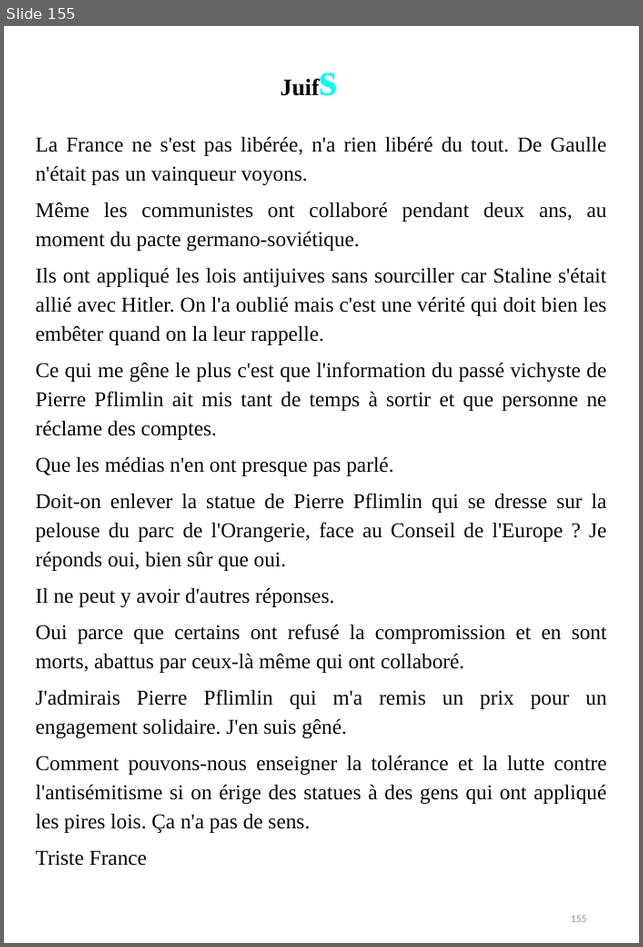
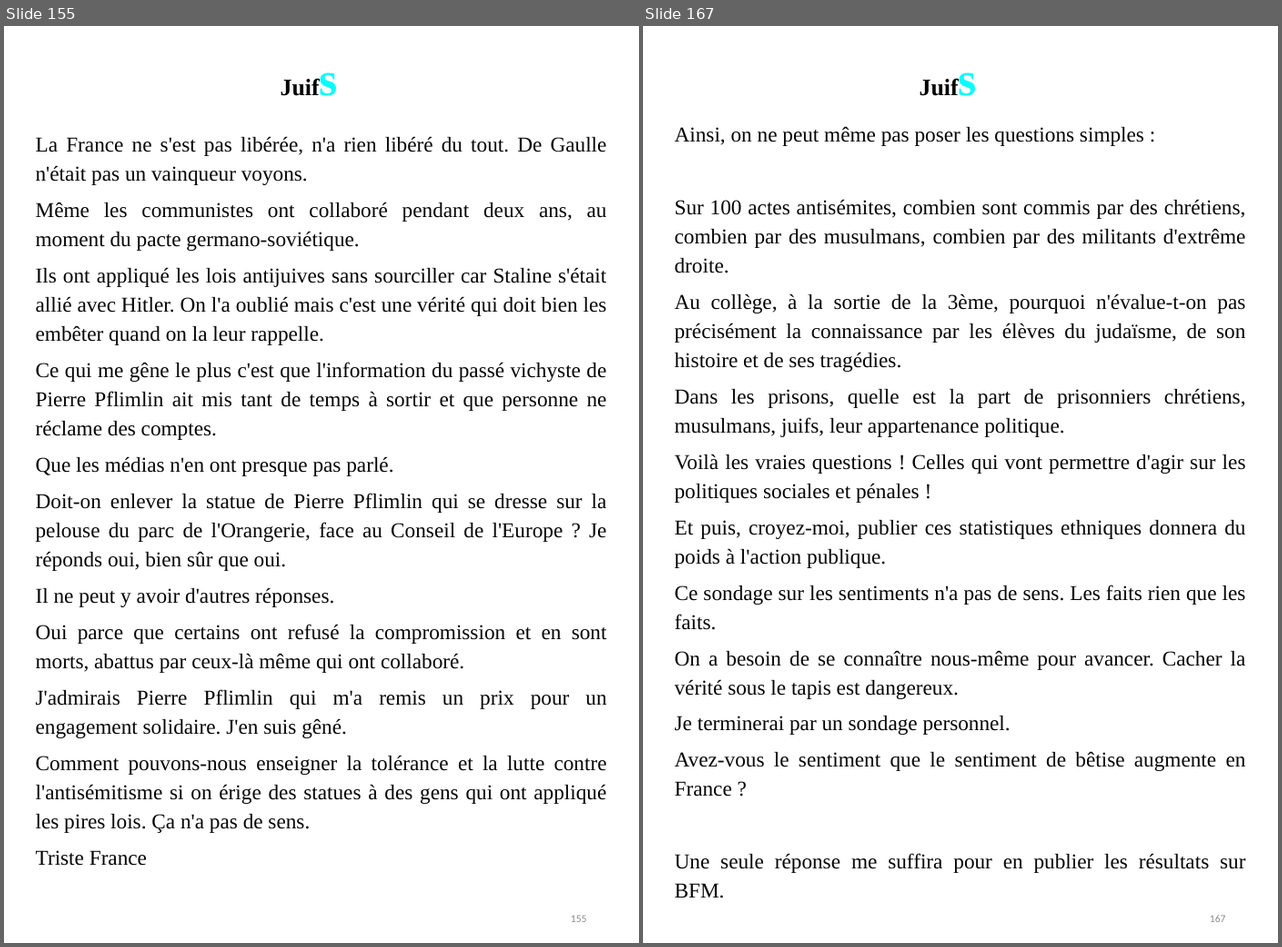
Before and after one commit to BenjaminLOUIS84/e_commerce, a slide deck: e_commerce/public/ppsx/tome2.ppsx. Shown side by side, each under a label of ours: slide 155 before the commit, slides 155 and 167 after it; the slides between them are not shown. The pictures are 643x947 and 1282x947 pixels, drawn with LibreOffice and Linux fonts; fonts in the diff are those of the drawing. Boxes give left, top, right and bottom in pixels: in the first picture for what was removed or moved away, otherwise in the second. Text is boxed around its words. In the diff, an @@ line names an element or a change of style, - is before the commit and + after.

```diff
--- a/e_commerce/public/ppsx/tome2.ppsx
+++ b/e_commerce/public/ppsx/tome2.ppsx
@@ slide 167 added at box(643, 26, 1278, 943), background #FFFFFF @@
@@ text added at box(911, 44, 992, 136), 20.1 pt, text #000000, bold @@
+Juifs
@@ text added at box(675, 126, 1246, 899), 18 pt, text #050505 @@
+Ainsi, on ne peut même pas poser les questions simples :
+Sur 100 actes antisémites, combien sont commis par des chrétiens, combien par des musulmans, combien par des militants d'extrême droite.
+Au collège, à la sortie de la 3ème, pourquoi n'évalue-t-on pas précisément la connaissance par les élèves du judaïsme, de son histoire et de ses tragédies.
+Dans les prisons, quelle est la part de prisonniers chrétiens, musulmans, juifs, leur appartenance politique.
+Voilà les vraies questions ! Celles qui vont permettre d'agir sur les politiques sociales et pénales !
+Et puis, croyez-moi, publier ces statistiques ethniques donnera du poids à l'action publique.
+Ce sondage sur les sentiments n'a pas de sens. Les faits rien que les faits.
+On a besoin de se connaître nous-même pour avancer. Cacher la vérité sous le tapis est dangereux.
+Je terminerai par un sondage personnel.
+Avez-vous le sentiment que le sentiment de bêtise augmente en France ?
+Une seule réponse me suffira pour en publier les résultats sur BFM.
@@ page number added at box(1210, 915, 1226, 922), 9 pt, text #8C8C8C @@
+167
```
Also in this commit, not shown: 7 slides changed, 65 other slides added.
